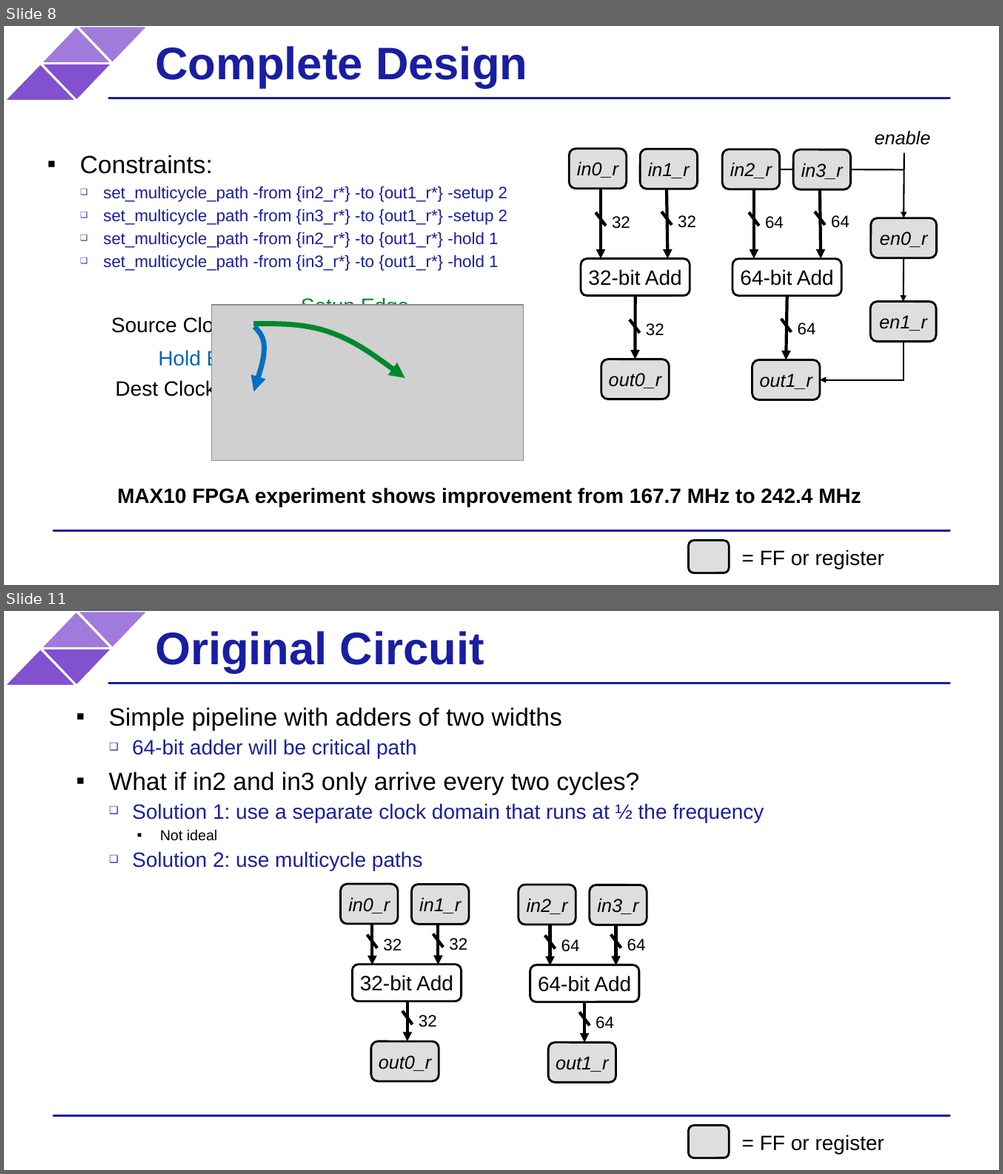
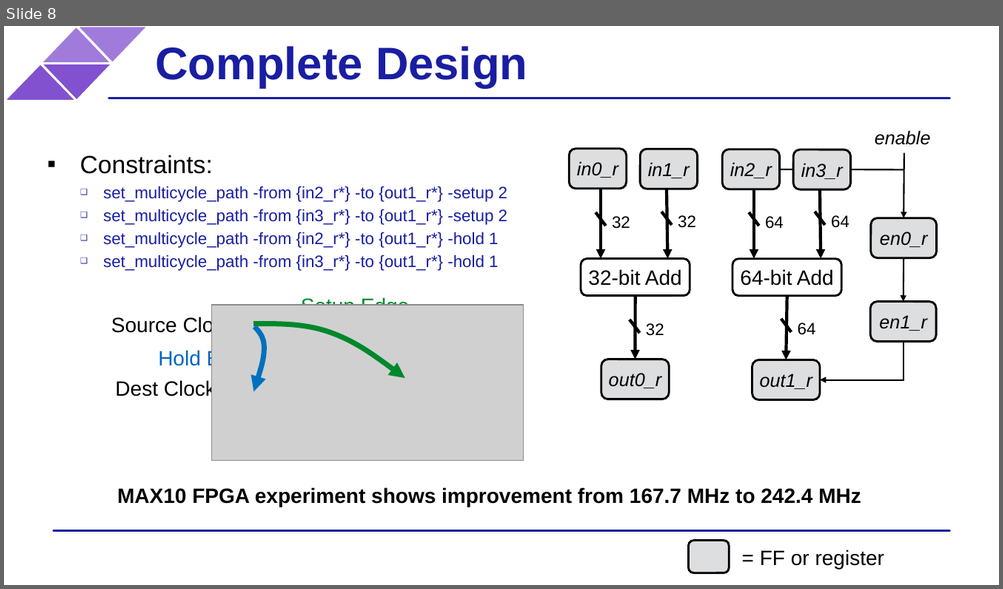
Before and after one commit to ARC-Lab-UF/intel-training-modules, a slide deck: timing/examples/multicycle_path/multicycle_paths.pptx. Shown one above the other, each under a label of ours: slides 8 and 11 before the commit, slide 8 after it; the slides between them are not shown. The pictures are 1003x1174 and 1003x589 pixels, drawn with LibreOffice and Linux fonts; fonts in the diff are those of the drawing; grey boxes stand for pictures; background and template pictures are left out. Boxes give left, top, right and bottom in pixels: in the first picture for what was removed or moved away, otherwise in the second. Text is boxed around its words. In the diff, an @@ line names an element or a change of style, - is before the commit and + after.

```diff
--- a/timing/examples/multicycle_path/multicycle_paths.pptx
+++ b/timing/examples/multicycle_path/multicycle_paths.pptx
@@ slide 11 removed at (x1=4, y1=611, x2=999, y2=1170), background #FFFFFF; not listed: 6 template elements that a slide beside it also shows @@
@@ title removed at (x1=155, y1=631, x2=484, y2=673) @@
-Original Circuit
@@ text removed at (x1=109, y1=707, x2=763, y2=871) @@
-▪ Simple pipeline with adders of two widths
-  ❑ 64-bit adder will be critical path
-▪ What if in2 and in3 only arrive every two cycles?
-  ❑ Solution 1: use a separate clock domain that runs at ½ the frequency
-    ▪ Not ideal
-  ❑ Solution 2: use multicycle paths
@@ rounded rectangle removed at (x1=341, y1=884, x2=398, y2=924) @@
-in0_r
@@ rounded rectangle removed at (x1=412, y1=885, x2=469, y2=925) @@
-in1_r
@@ rounded rectangle removed at (x1=518, y1=885, x2=575, y2=925) @@
-in2_r
@@ rounded rectangle removed at (x1=589, y1=885, x2=646, y2=925) @@
-in3_r
@@ line removed from (367, 935) to (377, 948) @@
@@ arrow removed from (372, 924) to (372, 965) @@
@@ text removed at (x1=383, y1=939, x2=401, y2=951) @@
-32
@@ line removed from (433, 934) to (444, 948) @@
@@ arrow removed from (438, 924) to (438, 965) @@
@@ text removed at (x1=449, y1=938, x2=467, y2=951) @@
-32
@@ line removed from (545, 936) to (555, 949) @@
@@ arrow removed from (550, 925) to (550, 966) @@
@@ text removed at (x1=561, y1=940, x2=580, y2=952) @@
-64
@@ line removed from (611, 935) to (621, 948) @@
@@ arrow removed from (616, 925) to (616, 966) @@
@@ text removed at (x1=627, y1=939, x2=646, y2=951) @@
-64
@@ rounded rectangle removed at (x1=353, y1=965, x2=461, y2=1002) @@
-32-bit Add
@@ rounded rectangle removed at (x1=530, y1=965, x2=639, y2=1002) @@
-64-bit Add
@@ arrow removed from (407, 1000) to (407, 1042) @@
@@ arrow removed from (584, 1002) to (584, 1043) @@
@@ line removed from (402, 1011) to (412, 1025) @@
@@ text removed at (x1=418, y1=1015, x2=437, y2=1028) @@
-32
@@ line removed from (579, 1012) to (589, 1026) @@
@@ text removed at (x1=595, y1=1017, x2=614, y2=1029) @@
-64
@@ rounded rectangle removed at (x1=371, y1=1042, x2=439, y2=1082) @@
-out0_r
@@ rounded rectangle removed at (x1=548, y1=1043, x2=616, y2=1083) @@
-out1_r
@@ rounded rectangle removed at (x1=688, y1=1126, x2=728, y2=1159) @@
@@ text removed at (x1=760, y1=1135, x2=884, y2=1154) @@
-= FF or register
```
Also in this commit, not shown: 6 other slides removed.
